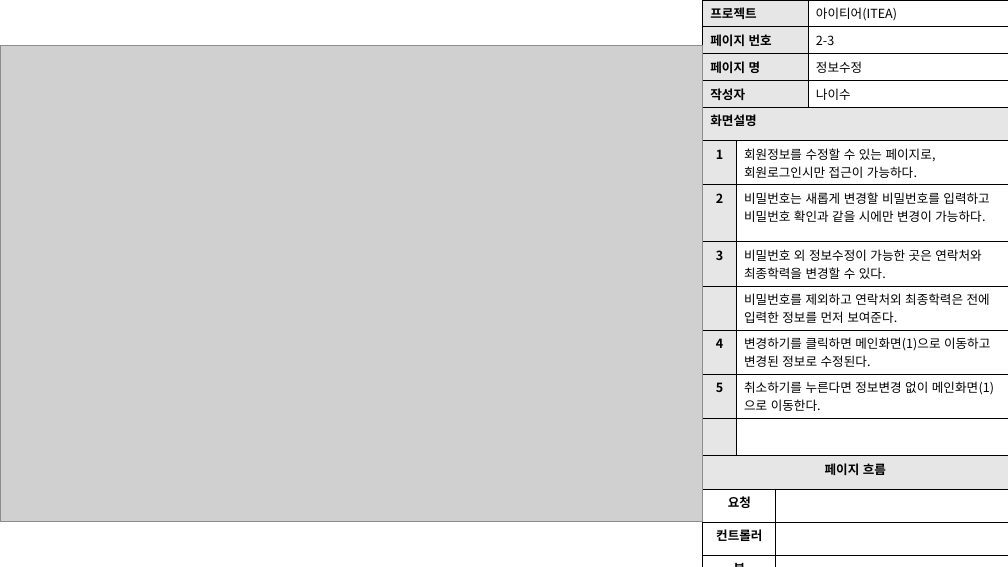
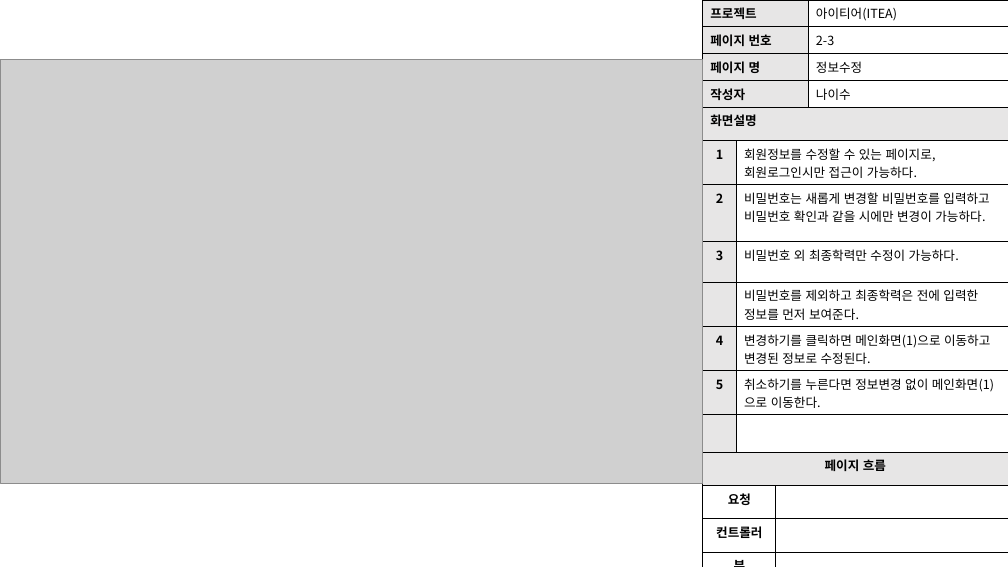
Before and after one commit to skwls2087/itea, a slide deck: slide 6 of 추가자료/스토리보드/아이티어_스토리보드_나이수.pptx. Drawn at 1008x567 pixels with LibreOffice and Linux fonts; fonts in the diff are those of the drawing; grey boxes stand for pictures. Boxes give left, top, right and bottom in pixels: in the first picture for what was removed or moved away, otherwise in the second. Text is boxed around its words. In the diff, an @@ line names an element or a change of style, - is before the commit and + after.

Commit message:
스토리보드, 요구사항정의서 수정

```diff
--- a/추가자료/스토리보드/아이티어_스토리보드_나이수.pptx
+++ b/추가자료/스토리보드/아이티어_스토리보드_나이수.pptx
@@ picture: place and size @@
-picture at bbox=[0, 45, 702, 522]
+picture at bbox=[0, 60, 702, 483]
@@ table at bbox=[703, 107, 1008, 567] @@
-row 4, column 2: 비밀번호 외 정보수정이 가능한 곳은 연락처와 최종학력을 변경할 수 있다.
+row 4, column 2: 비밀번호 외 최종학력만 수정이 가능하다.
-row 5, column 2: 비밀번호를 제외하고 연락처외 최종학력은 전에 입력한 정보를 먼저 보여준다.
+row 5, column 2: 비밀번호를 제외하고 최종학력은 전에 입력한 정보를 먼저 보여준다.
```
Also in this commit, not shown: 1 other file.
